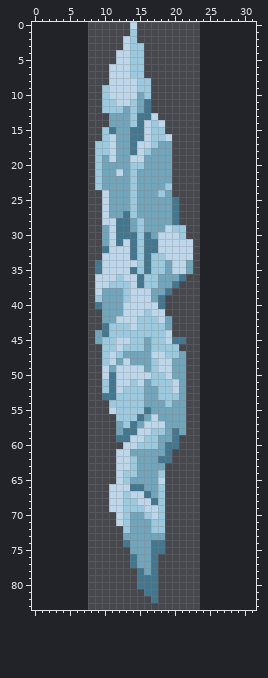
File history of a sprite sheet, DongYeonEngine/resources/Boss/SwordSkill/IceSword/IceSword3.png. The first picture shows the starting point.
The file is 16x84 pixels. The old version is drawn lined up with the new one, on the new canvas.
After:
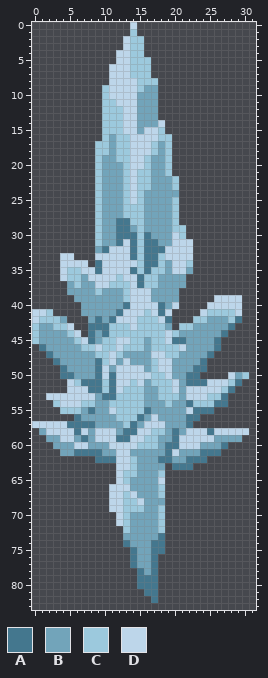
Palette (. is transparent): A #44778e  B #72a4ba  C #9cc9dd  D #bdd6ea
Change:
canvas 16x84 -> 32x84, the old top-left corner now at 8,0
y 2: x 15 . -> C
y 5..7: x 16 . -> C
y 8: x 17 . -> C
y 9..10: x 16..17 C. -> BB
y 11: x 14 C -> D; x 16..17 A. -> BB
y 12: x 13..14 BC -> DD; x 16..17 A. -> BB
y 13: x 10..17 .BBBCAAD -> CCCDDBBB
y 14: x 10..17 .BBBCADC -> CCCDDBBB
y 15: x 11..15 ABBAA -> CCDDB; x 17 C -> D
y 16: x 11..15 DBBAA -> BCCDD; x 17 C -> D; x 19 D -> C
y 17: x 11..14 DBBA -> BCCD; x 19 B -> C
y 18: x 11..14 DBBA -> BCCD; x 16..17 CB -> DC; x 19 B -> C
y 19: x 11..13 DBB -> BCC; x 16 B -> C; x 19 B -> C
y 20: x 13..16 BCCB -> CDDC; x 19 B -> C
y 21: x 12..16 DBCBB -> BCDCC; x 19 B -> C
y 22: x 13..16 BCBB -> CDCC; x 20 . -> C
y 23: x 13..16 BCBB -> CDCC; x 19..20 C. -> BC
y 24: x 9..10 .D -> CB; x 13..15 BCB -> CDC; x 18 C -> B; x 20 . -> B
y 25: x 9..10 .D -> CB; x 13..15 BCB -> CDC; x 20 A -> C
y 26: x 9..10 .D -> CB; x 13 B -> C; x 15 B -> C; x 20 A -> C
y 27: x 9..10 .D -> CB; x 13 A -> C; x 15 B -> C; x 20 A -> C
y 28: x 9..11 .DD -> CBB; x 14 B -> C; x 20 A -> C
y 29: x 9 . -> C; x 11 D -> B; x 19 D -> B
y 30..31: x 9 . -> C; x 11 D -> B; x 18..19 DD -> BB
y 32: x 9 . -> B; x 18 D -> A
y 33: x 4..5 .. -> DD; x 9 . -> D; x 17 C -> A
y 34: x 4..7 .... -> DDDD; x 17 C -> A; x 22 B -> C
y 35: x 4..8 ..... -> DCCDD
y 36: x 4..8 ..... -> DCCBD; x 21 A -> B
y 37: x 5..8 .... -> BCBB; x 20..21 A. -> BB
y 38: x 5..9 ....D -> BBBBC; x 19..20 A. -> BB
y 39: x 6..9 ...C -> BBBB; x 18..20 A.. -> BBB; x 26..29 .... -> DDDD
y 40: x 7..9 ..A -> BBB; x 13 D -> A; x 19..20 .. -> BD; x 25..29 ..... -> DDDDD
y 41: x 0..2 ... -> DDC; x 7..9 ... -> BBB; x 12 B -> A; x 18..19 D. -> AD; x 24..29 ...... -> DCCCCD
y 42: x 0..4 ..... -> DCCCB; x 8..9 .. -> BA; x 11 B -> A; x 19 B -> A; x 23..29 ....... -> CCBBBCA
y 43: x 0..5 ...... -> CBBCCD; x 8..9 .. -> AA; x 21..28 ........ -> CCBBBBBA
y 44: x 0..6 ....... -> CBBBBCD; x 8 . -> A; x 20..27 ........ -> CBBBBBBA
y 45: x 0..8 ......... -> CBBBBBCDA; x 22..26 ..... -> BBBBA
y 46: x 1..9 ......... -> ABBBBBCCD; x 21..26 ...... -> DBBBBA
y 47: x 2..9 ........ -> ABBBBBBC; x 22..25 .... -> BBBA
y 48: x 3..9 ....... -> ABBBBBA; x 22..24 ... -> BBA
y 49: x 4..9 ...... -> ABBBBA; x 22..24 ... -> BAA
y 50: x 4..9 ...... -> AABBBA; x 22..23 .. -> AA; x 28..30 ... -> DBC
y 51: x 5..9 ..... -> DCAAA; x 22..29 ........ -> AAADDDCA
y 52: x 5..9 ..... -> DDDAA; x 22..28 ....... -> DDDDDCA
y 53: x 2..9 ........ -> DDDDDDDB; x 22..27 ...... -> DDDCCA
y 54: x 3..10 ........ -> CDDDCCBB; x 22..27 ...... -> ACCCAA
y 55: x 4..10 ....... -> CCCBABB; x 22..25 .... -> DAAA
y 56: x 6..11 ...... -> ABBBBB; x 22..23 .. -> AA
y 57: x 0..11 ............ -> DDDDDAAAABBB; x 22 . -> A
y 58: x 1..11 ........... -> BDDDDADBDDD; x 22..30 ......... -> DDDADDDDD
y 59: x 2..11 .......... -> BBDDBABDDD; x 21..29 ......... -> DDDDDBBBB
y 60: x 3..12 .......... -> BBBDDBBBDD; x 21..27 ....... -> DDDBBBA
y 61: x 4..11 ........ -> BBAAAABB; x 20..26 ....... -> DBBBAAA
y 62: x 9..11 ... -> AAA; x 20..24 ..... -> BBAAA
y 63: x 20..22 ... -> AAA
y 66: x 14..15 AA -> BB
y 67: x 15..16 DA -> BB
y 68: x 16..18 DAC -> BBB
y 69: x 16..17 DD -> BB
y 70: x 16..17 CD -> BB
y 71..72: x 17 C -> B
y 73: x 18 B -> A
y 75: x 14 B -> A
